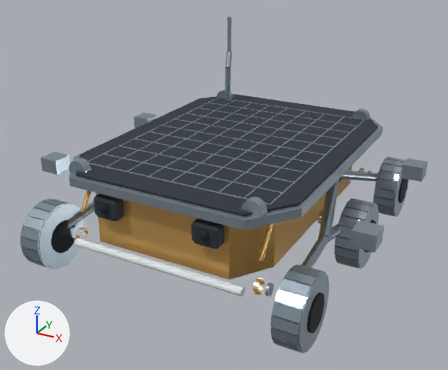
The glTF model frontend/route_models/sojourner.glb, before and after one commit.
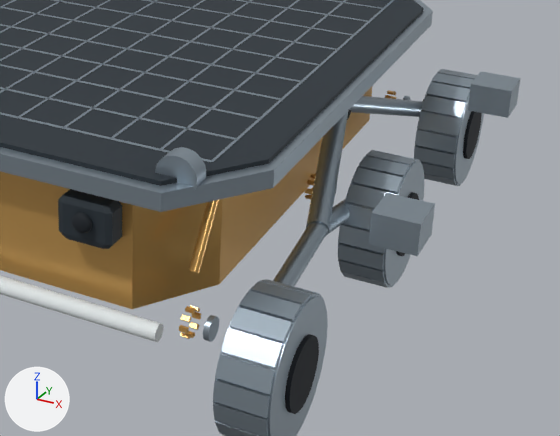
The first picture shows the older version from a camera (50 mm lens) standing at (0.57, -1.09, 0.661) and looking at (-0.007, -0.039, 0.136). The close-ups show the older and then the newer version on the part from 36% to 100% of the width and 33% to 93% of the height of that picture. Only the edits that show in the close-ups are written down. The lights are fixed; the arrows at lower left show +X, +Y and +Z. Where no turn or scale is listed for an object, it has been applied to the vertices.
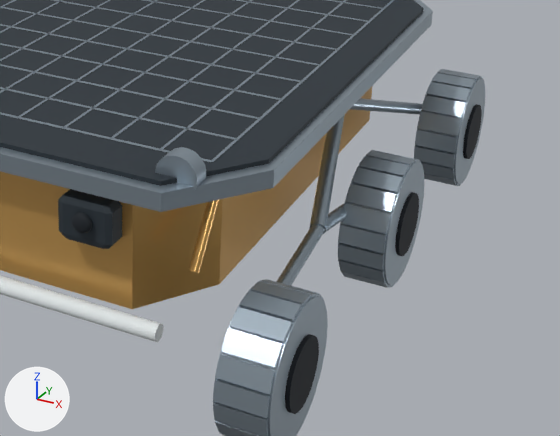
Not visible in the close-ups: 'Drive gear tooth.036', 'Drive gear tooth.037', 'Drive gear tooth.038'.

Edits to the bpy script that builds the scene:
```text
Add me_mesh_4_1:
    me_mesh_4_1.from_pydata([(-0.37, 0.5, -0.5), (0.37, 0.5, -0.5), (0.5, 0.37, -0.5), (0.5, -0.37, -0.5), (0.37, -0.5, -0.5), (-0.37, -0.5, -0.5), (-0.5, -0.37, -0.5), (-0.5, 0.37, -0.5), (-0.37, 0.5, 0.5), (0.37, 0.5, 0.5), (0.5, 0.37, 0.5), (0.5, -0.37, 0.5), (0.37, -0.5, 0.5), (-0.37, -0.5, 0.5), (-0.5, -0.37, 0.5), (-0.5, 0.37, 0.5)], [], [(0, 1, 2), (0, 2, 3), (0, 3, 4), (0, 4, 5), (0, 5, 6), (0, 6, 7), (8, 10, 9), (8, 11, 10), (8, 12, 11), (8, 13, 12), (8, 14, 13), (8, 15, 14), (0, 8, 9), (0, 9, 1), (1, 9, 10), (1, 10, 2), (2, 10, 11), (2, 11, 3), (3, 11, 12), (3, 12, 4), (4, 12, 13), (4, 13, 5), (5, 13, 14), (5, 14, 6), (6, 14, 15), (6, 15, 7), (7, 15, 8), (7, 8, 0)])
    me_mesh_4_1.materials.append(mat_gold)  # orange #dbab62
Change ob_suspension_arm_003:
    ob_suspension_arm_003.scale: (0.0188, 0.0188, 0.224) -> (0.013, 0.013, 0.224)
Change ob_suspension_arm_004:
    ob_suspension_arm_004.scale: (0.0188, 0.0188, 0.119) -> (0.013, 0.013, 0.119)
Remove ob_drive_gear_tooth_034:
    ob_drive_gear_tooth_034 = bpy.data.objects.new('Drive gear tooth.034', me_mesh_5)
Remove ob_drive_gear_tooth_035:
    ob_drive_gear_tooth_035 = bpy.data.objects.new('Drive gear tooth.035', me_mesh_5)
Remove ob_drive_gear_tooth_036:
    ob_drive_gear_tooth_036 = bpy.data.objects.new('Drive gear tooth.036', me_mesh_5)
Remove ob_drive_gear_tooth_037:
    ob_drive_gear_tooth_037 = bpy.data.objects.new('Drive gear tooth.037', me_mesh_5)
Remove ob_drive_gear_tooth_038:
    ob_drive_gear_tooth_038 = bpy.data.objects.new('Drive gear tooth.038', me_mesh_5)
Change ob_suspension_arm_005:
    ob_suspension_arm_005.scale: (0.0188, 0.0188, 0.181) -> (0.013, 0.013, 0.181)
Remove ob_drive_gearbox_005:
    ob_drive_gearbox_005 = bpy.data.objects.new('Drive gearbox.005', me_mesh_0)
Remove ob_drive_gear_tooth_040:
    ob_drive_gear_tooth_040 = bpy.data.objects.new('Drive gear tooth.040', me_mesh_5)
Remove ob_drive_gear_tooth_041:
    ob_drive_gear_tooth_041 = bpy.data.objects.new('Drive gear tooth.041', me_mesh_5)
Remove ob_drive_gear_tooth_042:
    ob_drive_gear_tooth_042 = bpy.data.objects.new('Drive gear tooth.042', me_mesh_5)
Remove ob_drive_gear_tooth_043:
    ob_drive_gear_tooth_043 = bpy.data.objects.new('Drive gear tooth.043', me_mesh_5)
Remove ob_drive_gear_tooth_044:
    ob_drive_gear_tooth_044 = bpy.data.objects.new('Drive gear tooth.044', me_mesh_5)
Remove ob_drive_gear_tooth_045:
    ob_drive_gear_tooth_045 = bpy.data.objects.new('Drive gear tooth.045', me_mesh_5)
Remove ob_drive_gear_tooth_046:
    ob_drive_gear_tooth_046 = bpy.data.objects.new('Drive gear tooth.046', me_mesh_5)
Remove ob_drive_gear_tooth_047:
    ob_drive_gear_tooth_047 = bpy.data.objects.new('Drive gear tooth.047', me_mesh_5)
Change ob_rocker_bogie_beam_001:
    ob_rocker_bogie_beam_001.scale: (0.0221, 0.0221, 0.194) -> (0.0156, 0.0156, 0.194)
Remove ob_bogie_hinge_cap_001:
    ob_bogie_hinge_cap_001 = bpy.data.objects.new('Bogie hinge cap.001', me_mesh_1)
Change ob_gold_foil_electronics_chassis:
    ob_gold_foil_electronics_chassis: bpy.data.objects.new('Gold foil electronics chassis', me_mesh_6) -> bpy.data.objects.new('Gold foil electronics chassis', me_mesh_4_1)
Remove ob_sojourner_chassis_nut_001:
    ob_sojourner_chassis_nut_001 = bpy.data.objects.new('Sojourner chassis nut.001', me_mesh_2)
Remove ob_sojourner_chassis_nut_003:
    ob_sojourner_chassis_nut_003 = bpy.data.objects.new('Sojourner chassis nut.003', me_mesh_2)
```

What differs and where, as boxes (x1, y1, x2, y2) in the close-ups (560 x 436 px):
'Sojourner chassis nut.003', deleted
    before: (369, 193, 435, 256)
'Rocker bogie beam.001', rescaled (16% narrower)
    before: (306, 110, 349, 233)
    after: (309, 114, 345, 234)
'Sojourner chassis nut.001', deleted
    before: (468, 72, 520, 118)
'Suspension arm.005', rescaled (11% narrower)
    before: (273, 222, 327, 286)
    after: (276, 224, 324, 286)
'Suspension arm.003', rescaled (18% shorter)
    before: (350, 96, 423, 117)
    after: (350, 98, 422, 115)
'Suspension arm.004', rescaled
    before: (325, 199, 349, 236)
    after: (324, 204, 347, 232)
'Drive gearbox.005', deleted
    before: (203, 315, 219, 342)
'Drive gear tooth.042', deleted
    before: (179, 325, 189, 333)
'Drive gear tooth.040', deleted
    before: (185, 306, 196, 314)
'Drive gear tooth.041', deleted
    before: (181, 314, 191, 323)
'Drive gear tooth.045', deleted
    before: (189, 322, 199, 330)
'Drive gear tooth.046', deleted
    before: (192, 312, 201, 320)
'Drive gear tooth.043', deleted
    before: (180, 332, 191, 339)
'Drive gear tooth.034', deleted
    before: (305, 188, 313, 195)
'Drive gear tooth.044', deleted
    before: (185, 331, 195, 338)
'Drive gear tooth.047', deleted
    before: (190, 305, 200, 312)
'Drive gear tooth.035', deleted
    before: (305, 195, 312, 200)
'Bogie hinge cap.001', deleted (mostly hidden)
    before: (347, 109, 351, 120)
